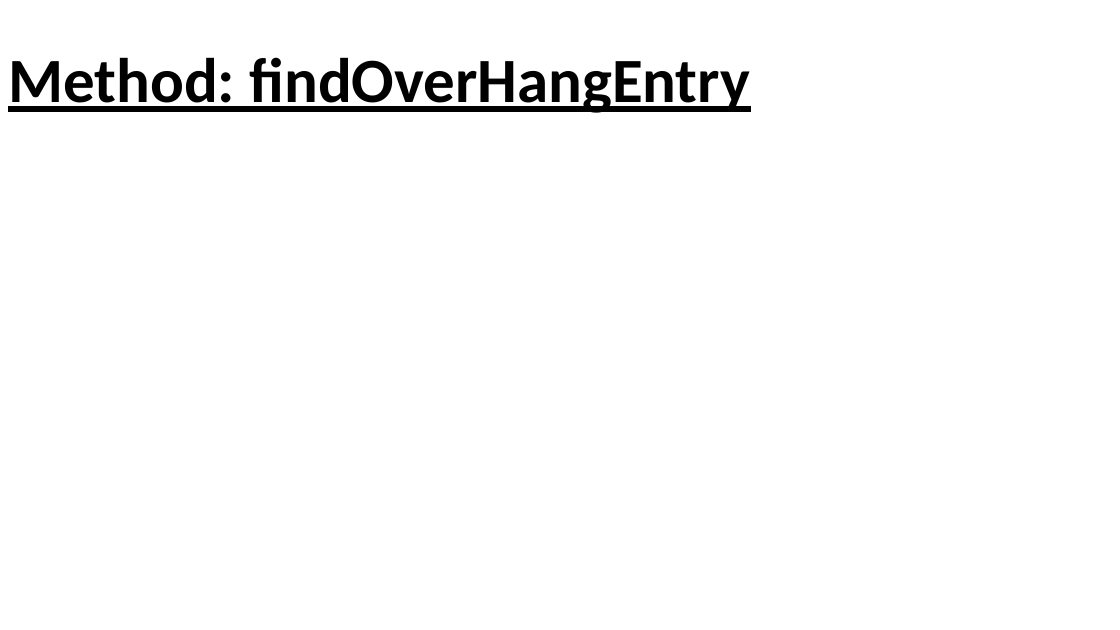
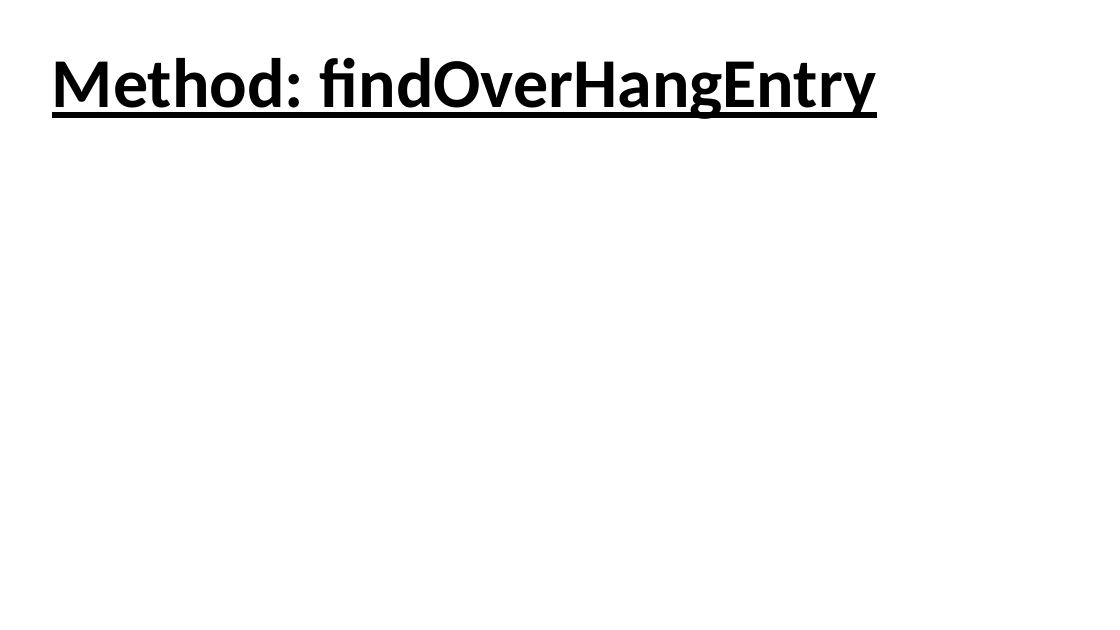
Before and after one commit to L-Holmes/PowerPoint-Quiz-Generator, a slide deck: slide 18 of textbox guide.pptx (slide 20 before the commit). Drawn at 1120x630 pixels with LibreOffice and Linux fonts; fonts in the diff are those of the drawing. Boxes give left, top, right and bottom in pixels: in the first picture for what was removed or moved away, otherwise in the second. Text is boxed around its words. In the diff, an @@ line names an element or a change of style, - is before the commit and + after.

Commit message:
finished checking over the findOverHangEntryFromAvgCharWidth function, and checked over all methods relating to text entering

```diff
--- a/textbox guide.pptx
+++ b/textbox guide.pptx
@@ text "Method: findOverHangEntry": place and size @@
-text "Method: findOverHangEntry" at [8,57,750,113]
+text "Method: findOverHangEntry" at [52,57,877,119]
@@ text "Method: findOverHangEntry" at [52,57,877,119]: size 54 to 60 pt @@
```
Also in this commit, not shown: 3 other slides changed, 20 slides added, 1 slide removed, 1 other file.
